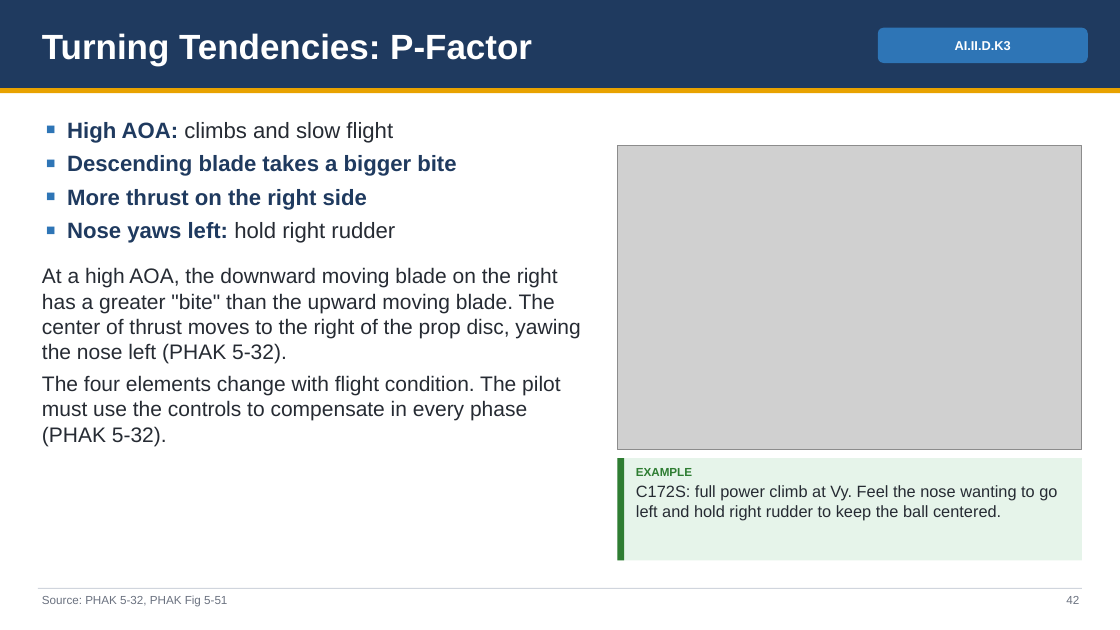
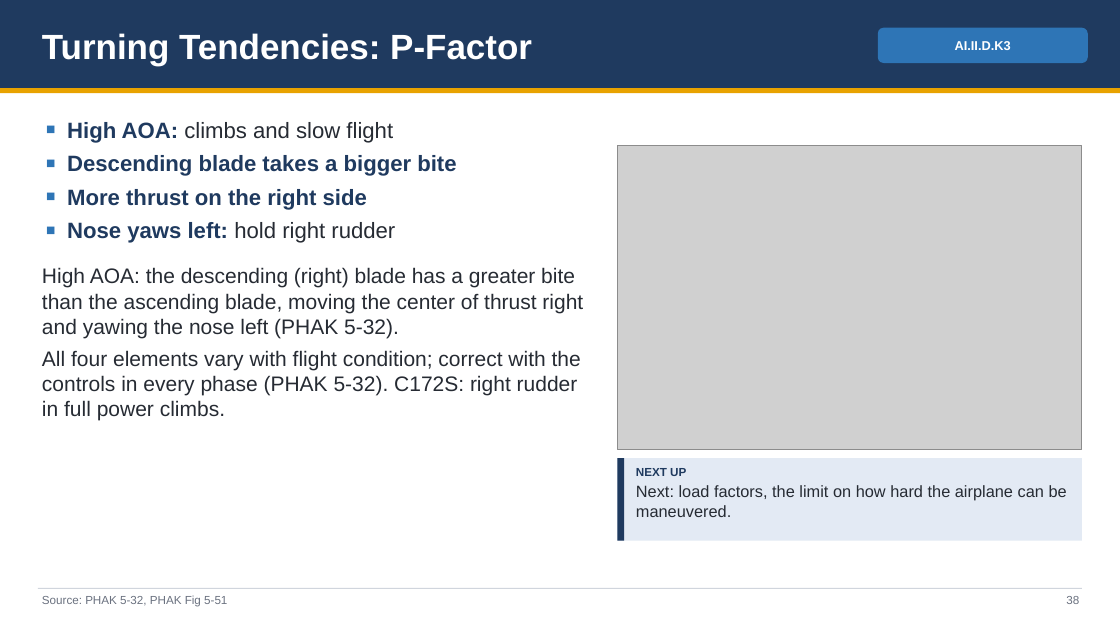
Before and after one commit to greenleeezekial1-glitch/Claude, a slide deck: slide 38 of Area II - Technical Subject Areas/II.D Principles of Flight - Slides.pptx (slide 42 before the commit). Drawn at 1120x630 pixels with LibreOffice and Linux fonts; fonts in the diff are those of the drawing; grey boxes stand for pictures. Boxes give left, top, right and bottom in pixels: in the first picture for what was removed or moved away, otherwise in the second. Text is boxed around its words. In the diff, an @@ line names an element or a change of style, - is before the commit and + after.

```diff
--- a/Area II - Technical Subject Areas/II.D Principles of Flight - Slides.pptx
+++ b/Area II - Technical Subject Areas/II.D Principles of Flight - Slides.pptx
@@ text at box(42, 267, 583, 421): text changed @@
-At a high AOA, the downward moving blade on the right has a greater "bite" than the upward moving blade. The center of thrust moves to the right of the prop disc, yawing the nose left (PHAK 5-32).
-The four elements change with flight condition. The pilot must use the controls to compensate in every phase (PHAK 5-32).
+High AOA: the descending (right) blade has a greater bite than the ascending blade, moving the center of thrust right and yawing the nose left (PHAK 5-32).
+All four elements vary with flight condition; correct with the controls in every phase (PHAK 5-32). C172S: right rudder in full power climbs.
@@ rectangle: place and size @@
-rectangle at box(618, 459, 1082, 561)
+rectangle at box(618, 459, 1082, 541)
@@ rectangle at box(618, 459, 1082, 541): fill #E6F4EA to #E3EAF4 @@
@@ rectangle: place and size @@
-rectangle at box(618, 459, 624, 561)
+rectangle at box(618, 459, 624, 541)
@@ rectangle at box(618, 459, 624, 541): fill #2E7D32 to #1F3A5F @@
@@ text at box(636, 468, 1067, 517): text changed @@
-EXAMPLE
-C172S: full power climb at Vy. Feel the nose wanting to go left and hold right rudder to keep the ball centered.
+NEXT UP
+Next: load factors, the limit on how hard the airplane can be maneuvered.
@@ text at box(1066, 596, 1079, 604): text changed @@
-42
+38
```
Also in this commit, not shown: 47 other slides changed, 7 slides removed, 7 other files.
